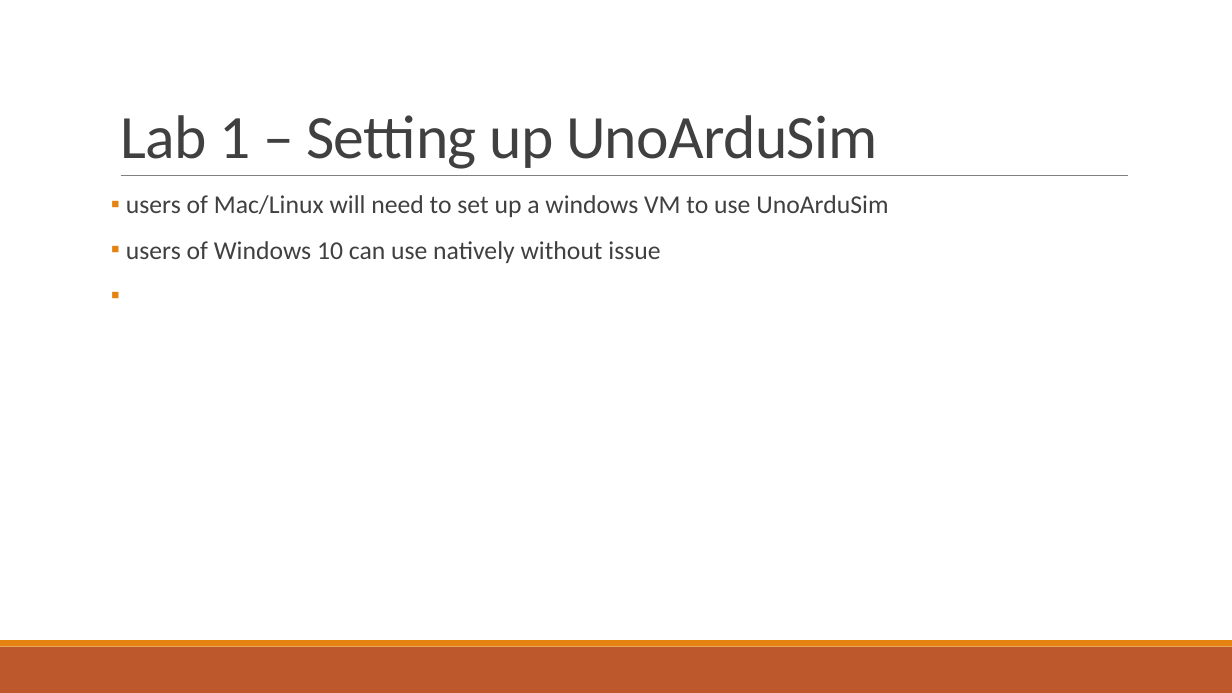
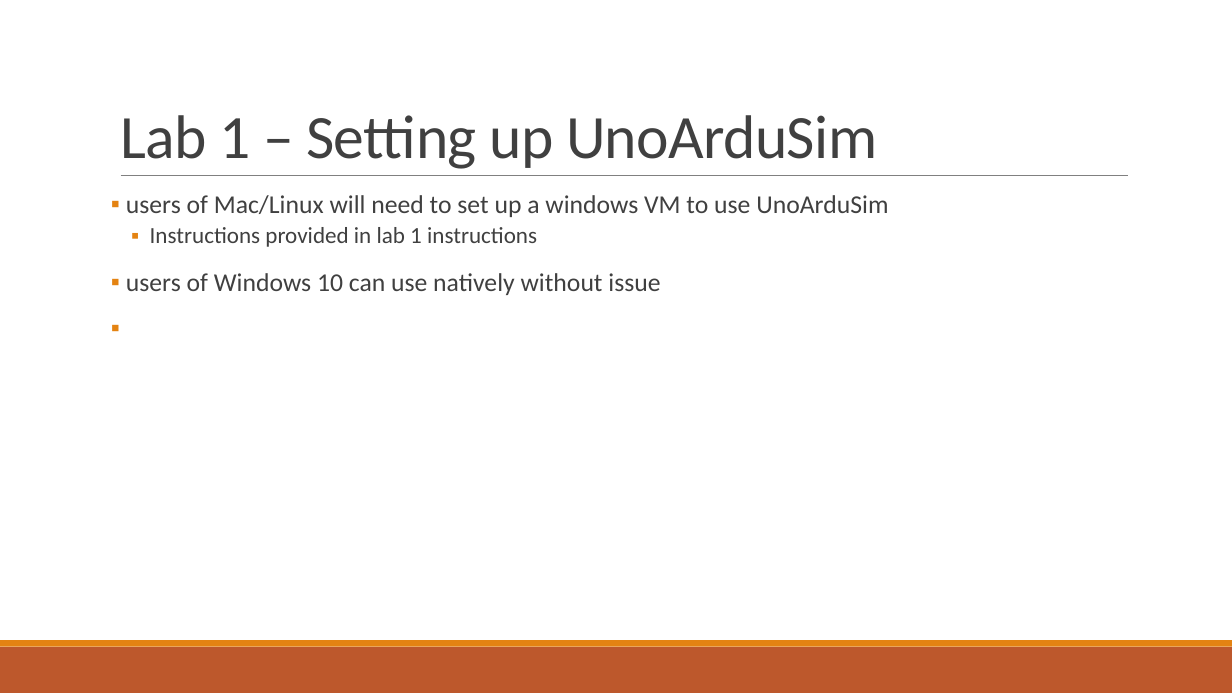
Before and after one commit to RyanZurrin/cs341, a slide deck: slide 9 of lab1/CS 341 Lab introduction.pptx. Drawn at 1232x693 pixels with LibreOffice and Linux fonts; fonts in the diff are those of the drawing. Boxes give left, top, right and bottom in pixels: in the first picture for what was removed or moved away, otherwise in the second. Text is boxed around its words. In the diff, an @@ line names an element or a change of style, - is before the commit and + after.

Commit message:
added to lab 1 presentation

```diff
--- a/lab1/CS 341 Lab introduction.pptx
+++ b/lab1/CS 341 Lab introduction.pptx
@@ text at bbox=[150, 227, 537, 247]: paragraph added @@
+  ▪ Instructions provided in lab 1 instructions
```
